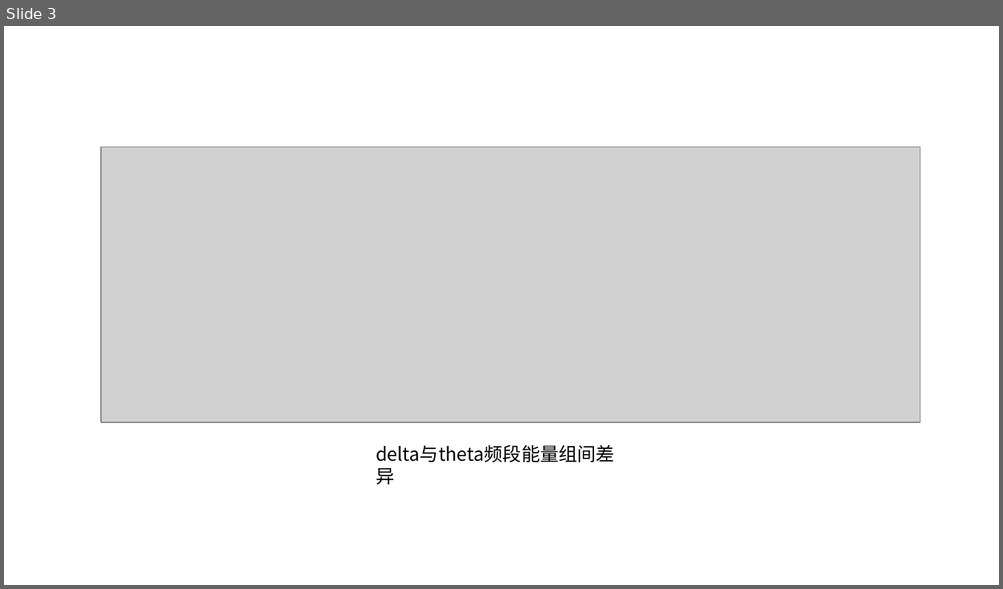
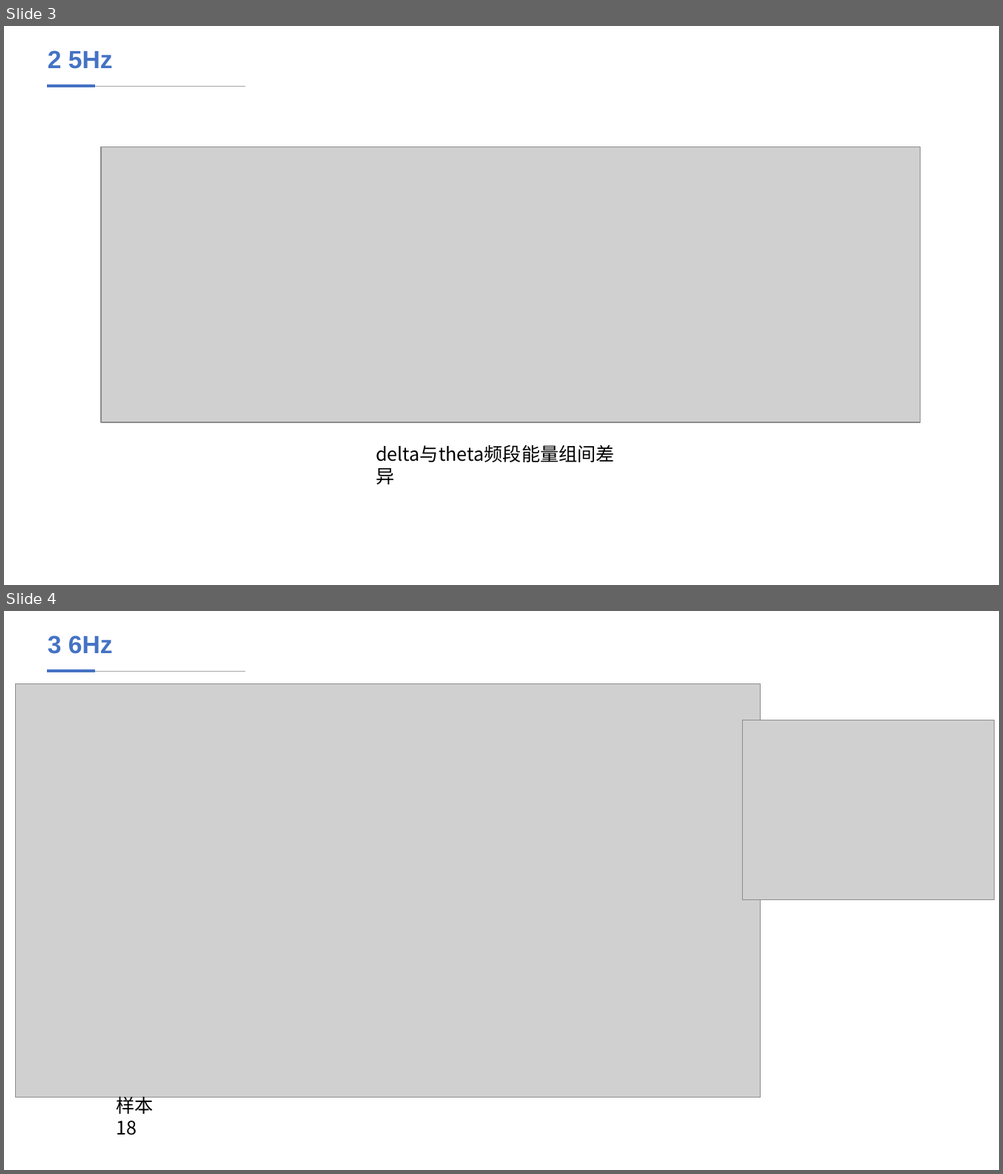
Before and after one commit to XiaoHai-Smida/rsvp, a slide deck: figs/eeg.pptx. Shown one above the other, each under a label of ours: slide 3 before the commit, slides 3 and 4 after it. The pictures are 1003x589 and 1003x1174 pixels, drawn with LibreOffice and Linux fonts; fonts in the diff are those of the drawing; grey boxes stand for pictures. Boxes give left, top, right and bottom in pixels: in the first picture for what was removed or moved away, otherwise in the second. Text is boxed around its words. In the diff, an @@ line names an element or a change of style, - is before the commit and + after.

```diff
--- a/figs/eeg.pptx
+++ b/figs/eeg.pptx
@@ slide 4 added at (x1=4, y1=611, x2=999, y2=1170), background #FFFFFF; not listed: 2 template elements that a slide beside it also shows @@
@@ title added at (x1=48, y1=635, x2=113, y2=654), 24 pt, text #4472C4, bold @@
+3 6Hz
@@ picture added at (x1=15, y1=684, x2=760, y2=1097) @@
@@ picture added at (x1=743, y1=720, x2=995, y2=900) @@
@@ text added at (x1=116, y1=1096, x2=153, y2=1136), 18 pt, text #000000 @@
+样本18
@@ slide 3 changed as well @@
@@ title added at (x1=48, y1=50, x2=113, y2=69), 24 pt, text #4472C4, bold @@
+2 5Hz
@@ line added from (47, 87) to (246, 87), #A6A6A6 0.5 pt @@
@@ line added from (47, 87) to (95, 87), #4472C4 3 pt @@
```
Also in this commit, not shown: 2 other slides changed, 1 other slide added.
